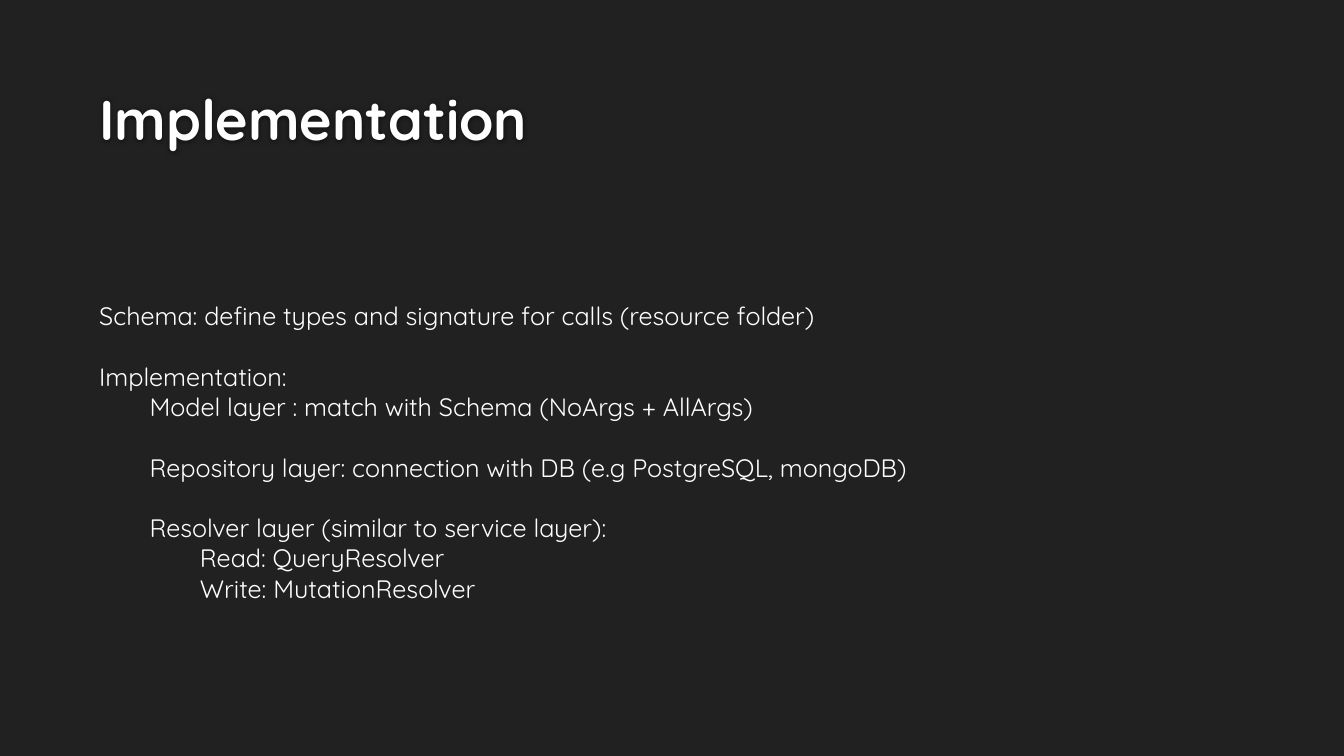
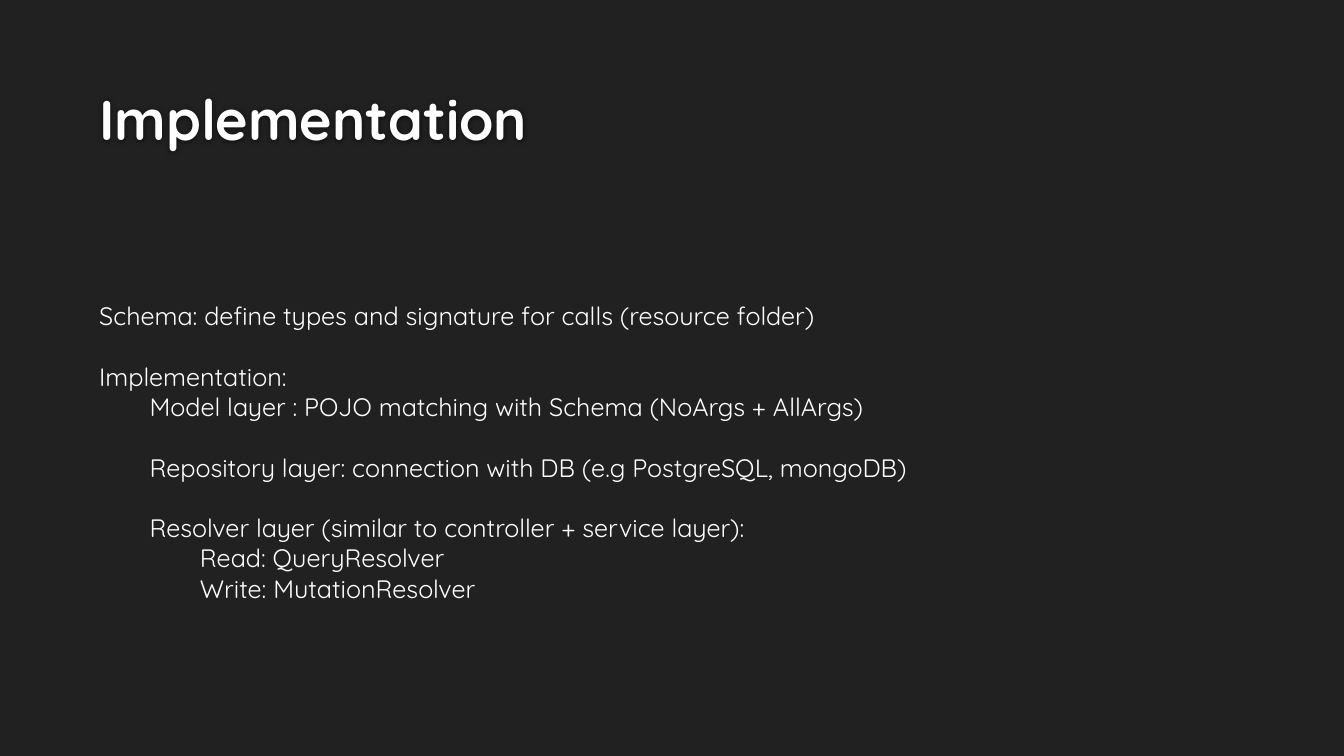
Before and after one commit to QimingChen/spring_graphql, a slide deck: slide 4 of example3/graphql.pptx (slide 5 before the commit). Drawn at 1344x756 pixels with LibreOffice and Linux fonts; fonts in the diff are those of the drawing; background and template pictures are left out. Boxes give left, top, right and bottom in pixels: in the first picture for what was removed or moved away, otherwise in the second. Text is boxed around its words. In the diff, an @@ line names an element or a change of style, - is before the commit and + after.

```diff
--- a/example3/graphql.pptx
+++ b/example3/graphql.pptx
@@ text at <box>150,397,863,421</box>: text changed @@
-Model layer : match with Schema (NoArgs + AllArgs)
+Model layer : POJO matching with Schema (NoArgs + AllArgs)
@@ text at <box>150,518,745,542</box>: text changed @@
-Resolver layer (similar to service layer):
+Resolver layer (similar to controller + service layer):
```
Also in this commit, not shown: 7 other slides changed.
